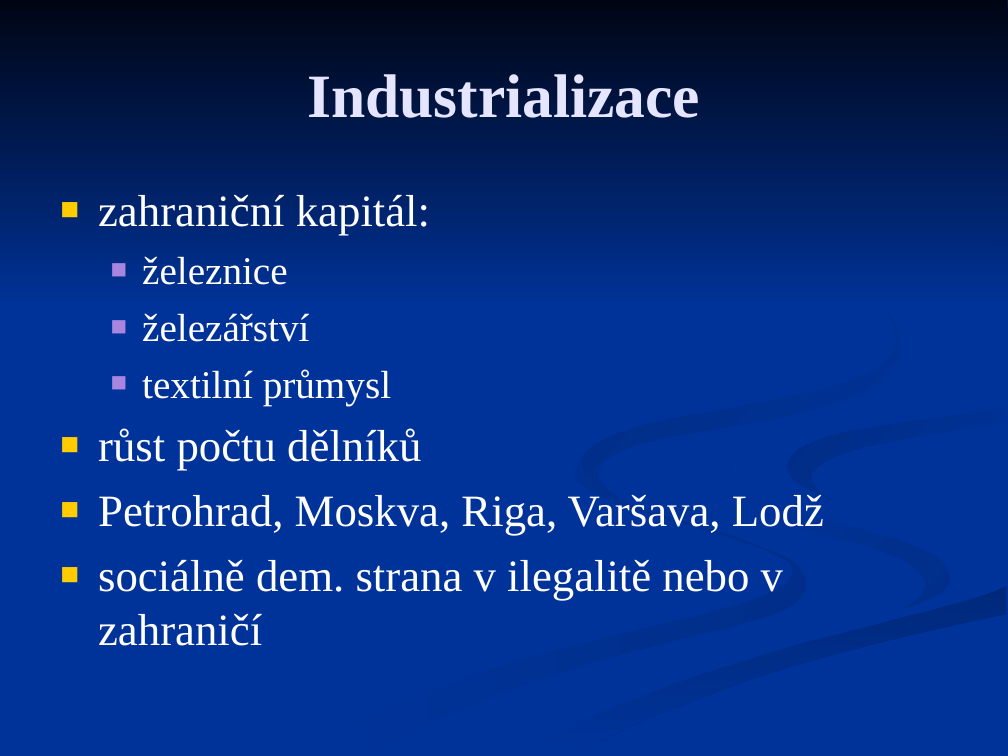
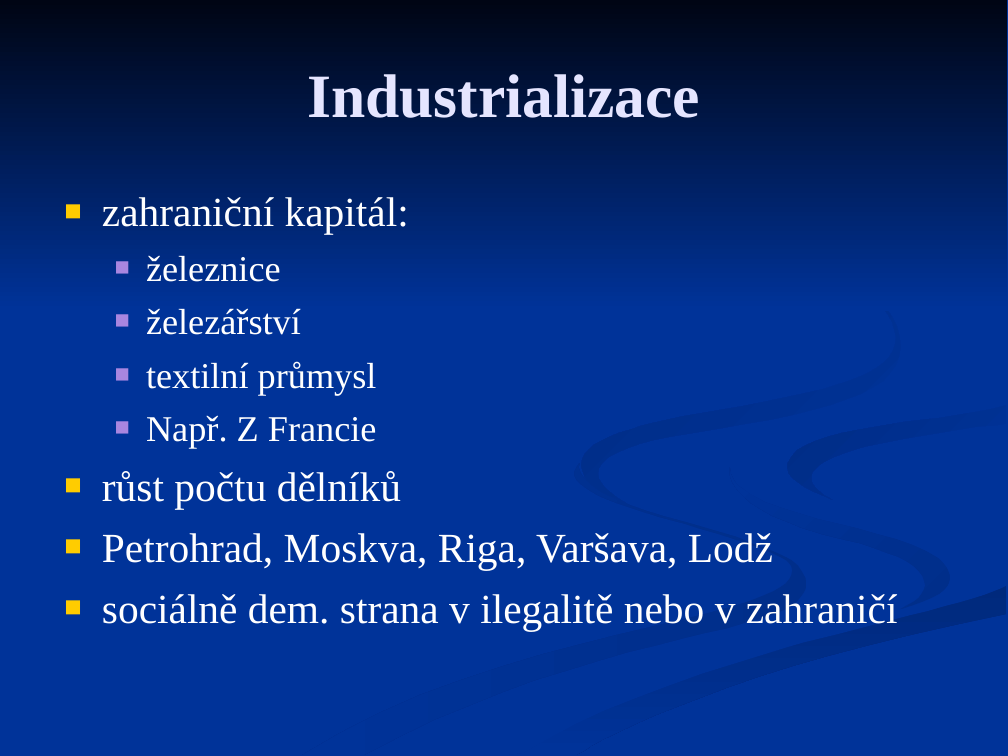
Before and after one commit to JiriKalvoda/zapisky, a slide deck: slide 9 of d/15-Rusko.ppt. Drawn at 1008x756 pixels with LibreOffice and Linux fonts; fonts in the diff are those of the drawing. Boxes give left, top, right and bottom in pixels: in the first picture for what was removed or moved away, otherwise in the second. Text is boxed around its words. In the diff, an @@ line names an element or a change of style, - is before the commit and + after.

```diff
--- a/d/15-Rusko.ppt
+++ b/d/15-Rusko.ppt
@@ text at [102, 197, 898, 631]: size 32 to 29.6 pt in "zahraniční kapitál:", "růst počtu dělníků", "Petrohrad, Moskva, Riga, Varšava, Lodž", "sociálně dem. strana v ilegalitě nebo v ..."; size 28 to 25.9 pt in "železnice", "železářství", "textilní průmysl"; indent changed @@
@@ text at [146, 415, 377, 448]: paragraph added @@
+  ■ Např. Z Francie
@@ outline redrawn in 7 elements at [302, 463, 806, 755], [481, 390, 1007, 755], [582, 235, 901, 504], [0, 0, 1007, 310], [507, 586, 1005, 755], [730, 468, 950, 610], [787, 405, 1005, 499] @@
```
Also in this commit, not shown: 10 other slides changed.
